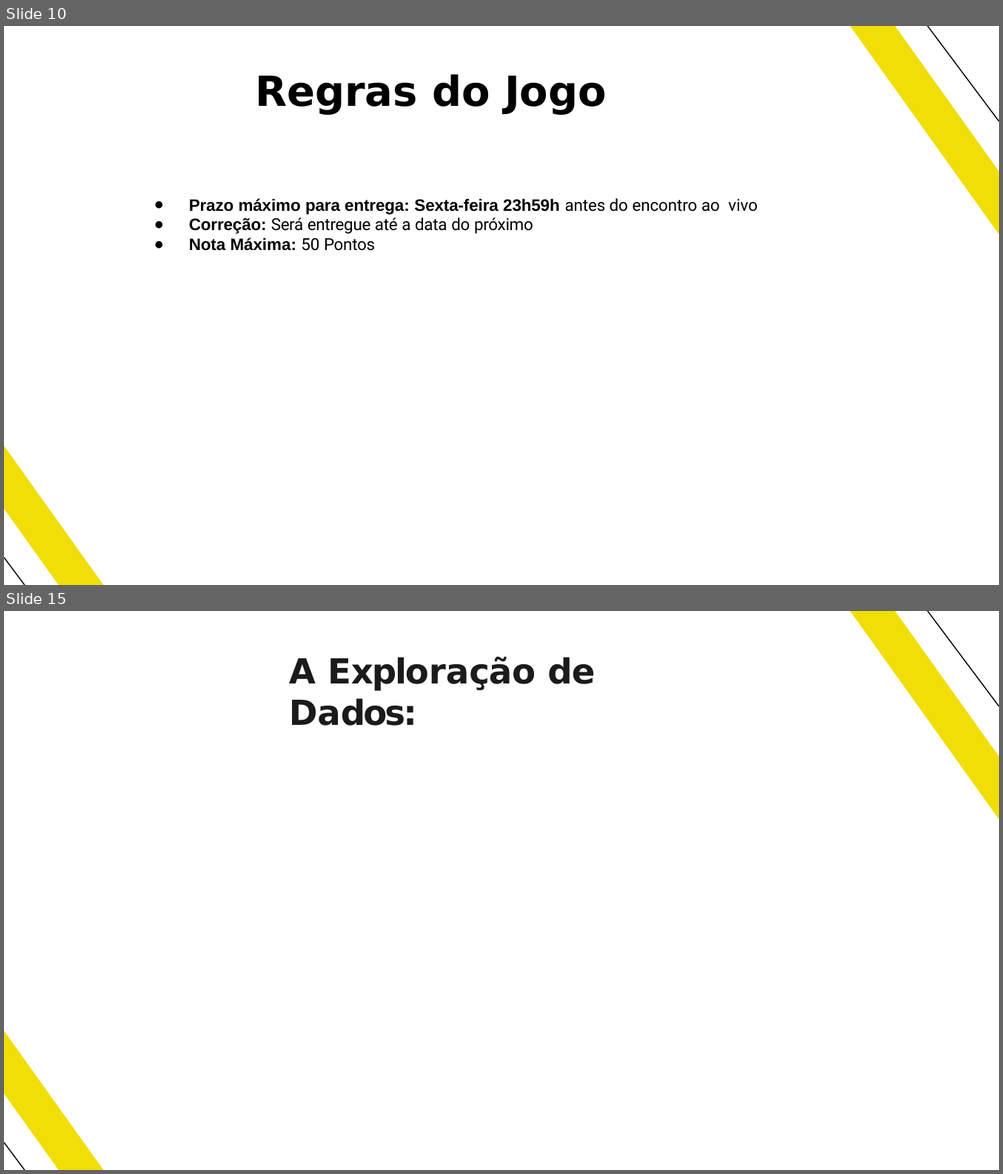
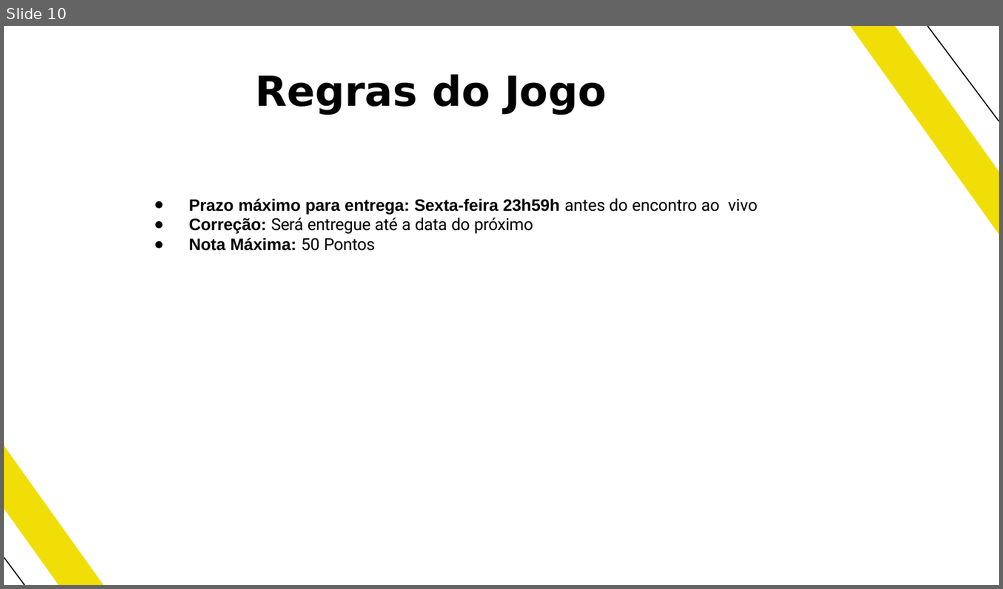
Before and after one commit to valdirdpg/curso-dnc, a slide deck: MODULO-3/MINI-PROJETO/Mini Projeto - Roof Imoveis.pptx. Shown one above the other, each under a label of ours: slides 10 and 15 before the commit, slide 10 after it; the slides between them are not shown. The pictures are 1003x1174 and 1003x589 pixels, drawn with LibreOffice and Linux fonts; fonts in the diff are those of the drawing. Boxes give left, top, right and bottom in pixels: in the first picture for what was removed or moved away, otherwise in the second. Text is boxed around its words. In the diff, an @@ line names an element or a change of style, - is before the commit and + after.

```diff
--- a/MODULO-3/MINI-PROJETO/Mini Projeto - Roof Imoveis.pptx
+++ b/MODULO-3/MINI-PROJETO/Mini Projeto - Roof Imoveis.pptx
@@ slide 15 removed at box(4, 611, 999, 1170), background #FFFFFF; not listed: 4 template elements that a slide beside it also shows @@
@@ title removed at box(289, 656, 595, 726) @@
-A Exploração de Dados:
```
Also in this commit, not shown: 13 other slides changed, 26 slides added, 2 other slides removed, 38 other files.
